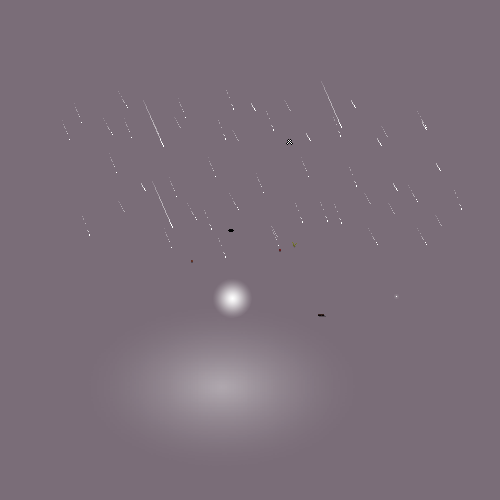
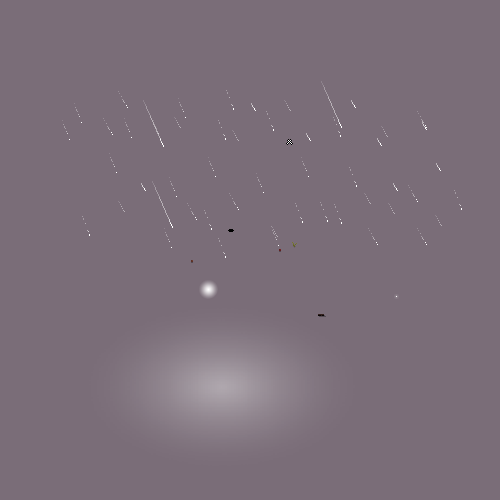
The second 500 × 500 image is a revision of the first. Changes to its layers:
painted on "DefaultLight.png" over [199, 279, 252, 318]
